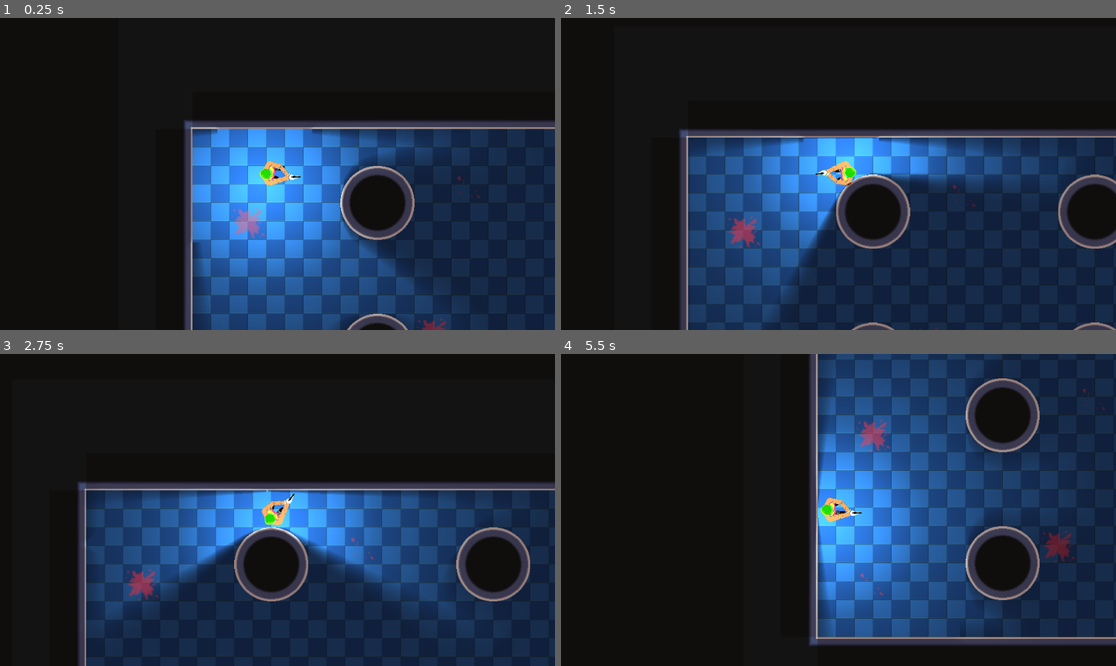
Above: before the commit, frames 1-4 (two rows, left to right).
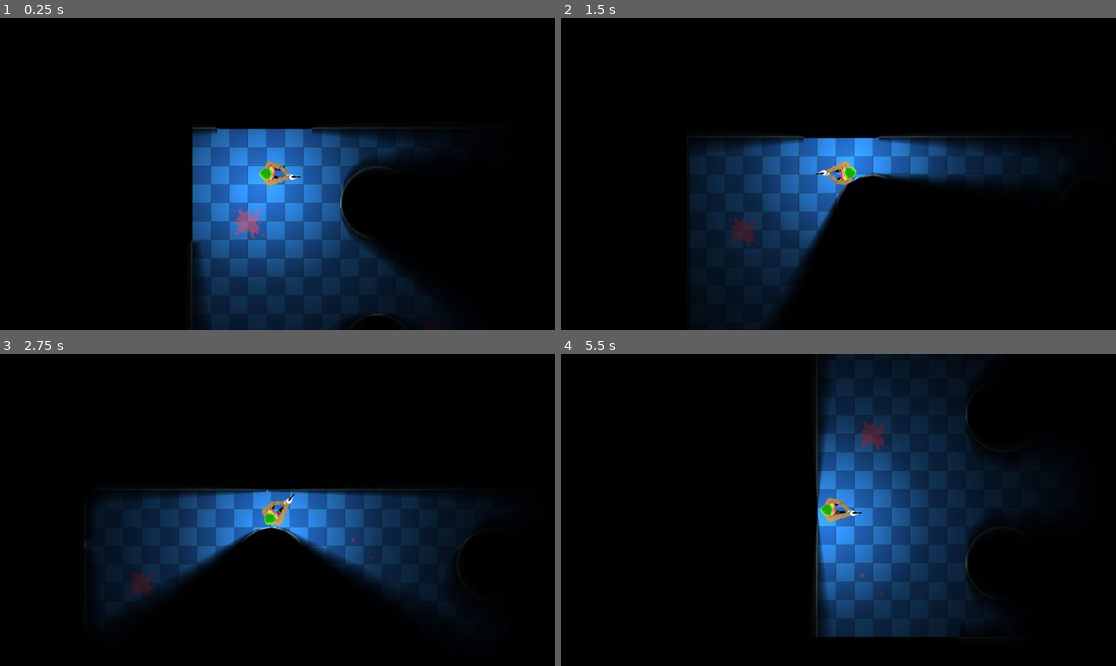
Above: after the commit, the same moments.

Repository: Fulgurata/Antibody
Game: Godot game, scene res://scenes/levels/level_one/LevelOne.tscn
Two runs of this game, one before a commit and one after it. Both use one fixed random seed, a clock stepped at 60 frames per second and the inputs below. This scene is started directly instead of the project's main scene.
Inputs (mouse positions are in pixels of both pictures, inside the frame that each line leads up to):
- Up to frame 1 (0.25 s): no input
- Up to frame 2 (1.5 s): tap Enter at 0.5 s; move the mouse to (960, 158) at 0.52 s; hold D (move_right) 0.53-1.28 s; tap Shift (dodge) at 0.6, 1.35 s; tap Space at 1.25 s; move the mouse to (727, 189) at 1.27 s; hold S (move_down) from 1.28 s (still down)
- Up to frame 3 (2.75 s): move the mouse to (333, 441) at 2.02 s; release S (move_down) at 2.03 s; hold D (move_right) from 2.03 s (still down); tap Shift (dodge) at 2.1 s
- Up to frame 4 (5.5 s): move the mouse to (810, 572) at 2.77 s; release D (move_right) at 2.78 s; hold W (move_up) 2.78-3.53 s; tap Shift (dodge) every 0.75 s from 2.85 to 5.1 s; move the mouse to (1005, 556) at 3.52 s; hold A (move_left) 3.53-5.03 s; move the mouse to (672, 463) at 4.27 s; tap Enter at 5 s; move the mouse to (866, 510) at 5.02 s; hold S (move_down) from 5.03 s (still down)

The runs differ from the first frame. In frame 1, 44% of the frame differs, in the area x 33-100%, y 32-100%; in frame 2, 48%; in frame 3, 48%; in frame 4, 49%, in the area x 44-100%, y 0-94%.

Commit message:
Fixed door shadows

Diff:
--- a/scenes/levels/doors/door.tscn
+++ b/scenes/levels/doors/door.tscn
@@ -1,9 +1,10 @@
-[gd_scene load_steps=3 format=3 uid="uid://dif6f7qoy78ck"]
+[gd_scene load_steps=4 format=3 uid="uid://dif6f7qoy78ck"]
 
 [ext_resource type="Texture2D" uid="uid://ivyivin7t1vo" path="res://scenes/levels/doors/door_sprite.png" id="1_wf6bs"]
+[ext_resource type="OccluderPolygon2D" uid="uid://beixoa1cp8ncf" path="res://scenes/levels/doors/door_occluder_polygon_2d.tres" id="2_oi3ds"]
 
 [sub_resource type="RectangleShape2D" id="RectangleShape2D_0mr3p"]
-size = Vector2(62, 9)
+size = Vector2(62, 11)
 
 [node name="Door" type="RigidBody2D"]
 position = Vector2(122, 64)
@@ -15,13 +16,17 @@
 [node name="Sprite2D" type="Sprite2D" parent="."]
 texture_filter = 1
 position = Vector2(18, 0)
-scale = Vector2(0.95, 0.45)
+scale = Vector2(0.95, 0.8)
 texture = ExtResource("1_wf6bs")
 
 [node name="CollisionShape2D" type="CollisionShape2D" parent="."]
 position = Vector2(18, -0.5)
+scale = Vector2(0.985742, 1)
 shape = SubResource("RectangleShape2D_0mr3p")
 
 [node name="Hinge" type="PinJoint2D" parent="."]
 position = Vector2(68, -1)
 node_b = NodePath("..")
+
+[node name="LightOccluder2D" type="LightOccluder2D" parent="."]
+occluder = ExtResource("2_oi3ds")
--- /dev/null
+++ b/scenes/levels/doors/door_occluder_polygon_2d.tres
@@ -0,0 +1,4 @@
+[gd_resource type="OccluderPolygon2D" format=3 uid="uid://beixoa1cp8ncf"]
+
+[resource]
+polygon = PackedVector2Array(-13, -6, 49, -6, 49, 5, -12, 5)
--- a/scenes/levels/level_one/LevelOne.tscn
+++ b/scenes/levels/level_one/LevelOne.tscn
@@ -32,7 +32,6 @@
 position = Vector2(147, 78)
 
 [node name="AntiLight" type="DirectionalLight2D" parent="."]
-visible = false
 blend_mode = 1
 
 [node name="Door" parent="." instance=ExtResource("4_6c33g")]
